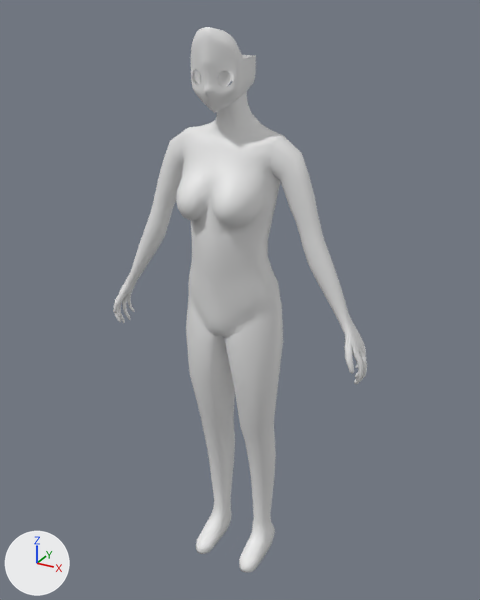
Two versions of the Blender file untitled.blend, one commit apart.
Camera for both pictures: a 50 mm camera at (9.63, -10.56, 18.96) aimed at (0.1, 6.77, 10.3). The axes (+X, +Y, +Z) are drawn at lower left. The lights are the same throughout.

In view in the first picture: 'arm', 'body', 'face', 'leg'.
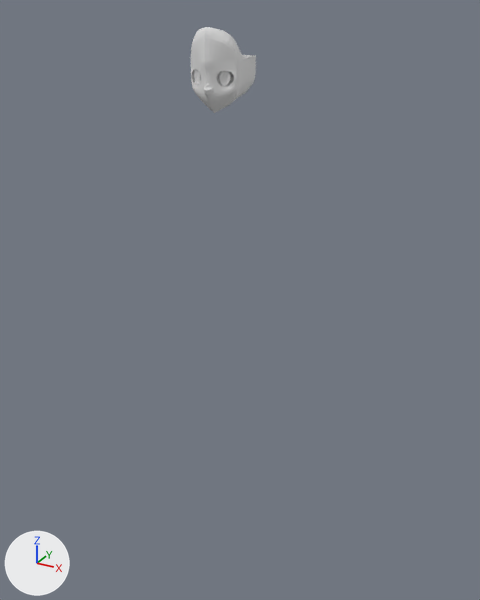
Pixel boxes (x1, y1, x2, y2) of what changed, in the pictures (480 x 600 px):
'body', hidden
    before: (176, 92, 287, 338)
'leg', hidden
    before: (186, 300, 283, 573)
'arm', hidden
    before: (113, 129, 367, 384)
'eye2', added
    after: (192, 69, 234, 86)

Patch to the scene script:
```diff
--- a/untitled.blend.py
+++ b/untitled.blend.py
@@ me_平面_004 @@
+me_平面_004.from_pydata(...)  # 52 vertices, 51 faces; spans x 0.99..4.41, y -2.01..1.29, z -41.79..-39.15
@@ ob_leg @@
 _m = ob_leg.modifiers.new('ミラー', 'MIRROR')
 _m.use_clip = True
+ob_leg.hide_viewport = True
@@ ob_arm @@
 _m = ob_arm.modifiers.new('ミラー', 'MIRROR')
 _m.use_clip = True
+ob_arm.hide_viewport = True
@@ ob_body @@
 _m = ob_body.modifiers.new('ミラー', 'MIRROR')
 _m.use_clip = True
+ob_body.hide_viewport = True
@@ ob_eye2 @@
+ob_eye2 = bpy.data.objects.new('eye2', me_平面_004)
+ob_eye2.location = (0.0, -1.0, 17.3)
+ob_eye2.rotation_euler = (1.571, 0.0, 0.0)  # degrees (90, 0, 0)
+ob_eye2.scale = (0.158, 0.158, 0.158)
+_m = ob_eye2.modifiers.new('ミラー', 'MIRROR')
+_m.use_clip = True
```
